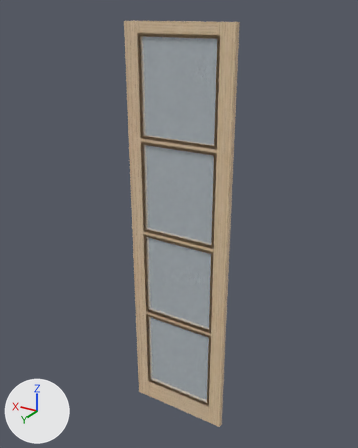
Before and after pictures for a commit that changed the glTF model 2025-284-C01-Vitrineskap/sim/Vitrine_V1_dor_2.glb.
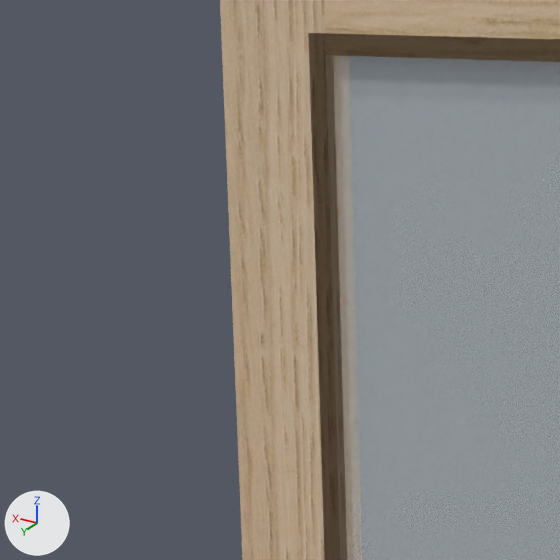
The first picture shows the older version from a 50 mm lens placed at (-155.0, 991.0, 2427.0), pointed at (682.0, -405.0, 1730.0). The close-ups show the older and then the newer version on the part from 26% to 49% of the width and 6% to 25% of the height of that picture. Only the edits that show in the close-ups are written down. Lighting does not change. The marker at lower left points along +X, +Y and +Z.

Before the edit, the objects in view are built like this:
```python
me_mesh_0 = bpy.data.meshes.new('Mesh_0')
me_mesh_0.from_pydata(...)  # 168 vertices, 336 faces; spans x 479.0..872.0, y -425.0..-381.0, z 902.0..2398.0
# faces by material slot: [276, 48, 12]
me_mesh_0.materials.append(mat_eik_heltre_heltre_eik_rammeverk)  # picture img_image_0
me_mesh_0.materials.append(mat_klart_glass)  # white #eaf3f6
me_mesh_0.materials.append(mat_beslag_sort)  # dark grey #3f3f3f
ob_2025_284_vitrineskap = bpy.data.objects.new('2025-284 Vitrineskap', me_mesh_0)
ob_2025_284_vitrineskap.location = (0.0, 0.0, 0.0)
```
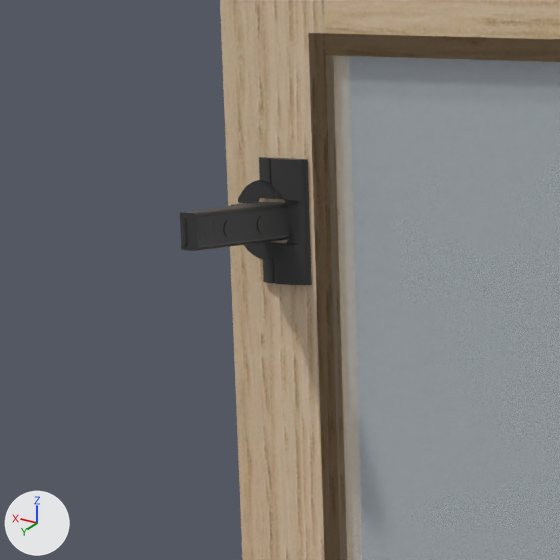
What differs and where, as boxes [x1, y1, x2, y2] in the close-ups (560 x 560 px):
'Vitrine V1 dør 2 stil høyre hengsel z2278 Blum 71B3590', added: after [180, 157, 312, 285]

Edits to the bpy script that builds the scene:
```text
Add me_blum_71b3590:
    me_blum_71b3590.from_pydata(...)  # 1701 vertices, 3386 faces; spans x -31.9..10.4, y -28.5..28.5, z -51.3..29.4
    me_blum_71b3590.materials.append(mat_beslag_sort)  # dark grey #3f3f3f
Add ob_vitrine_v1_dør_2_stil_høyre_hengsel_z2278_blum_71b3590:
    ob_vitrine_v1_dør_2_stil_høyre_hengsel_z2278_blum_71b3590 = bpy.data.objects.new('Vitrine V1 dør 2 stil høyre hengsel z2278 Blum 71B3590', me_blum_71b3590)
    ob_vitrine_v1_dør_2_stil_høyre_hengsel_z2278_blum_71b3590.location = (856.0, -342.7, 2278.5)
    ob_vitrine_v1_dør_2_stil_høyre_hengsel_z2278_blum_71b3590.rotation_euler = (-1.571, 0.0, 0.0)  # degrees (-90, 0, 0)
```
